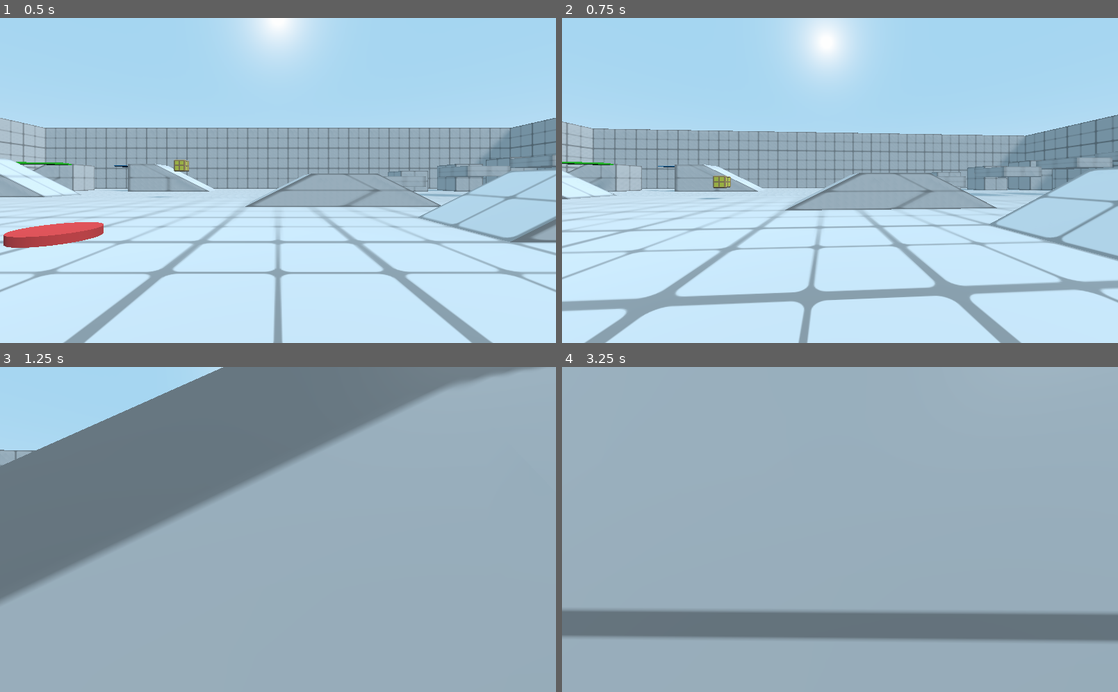
Above: before the commit, frames 1-4 (two rows, left to right).
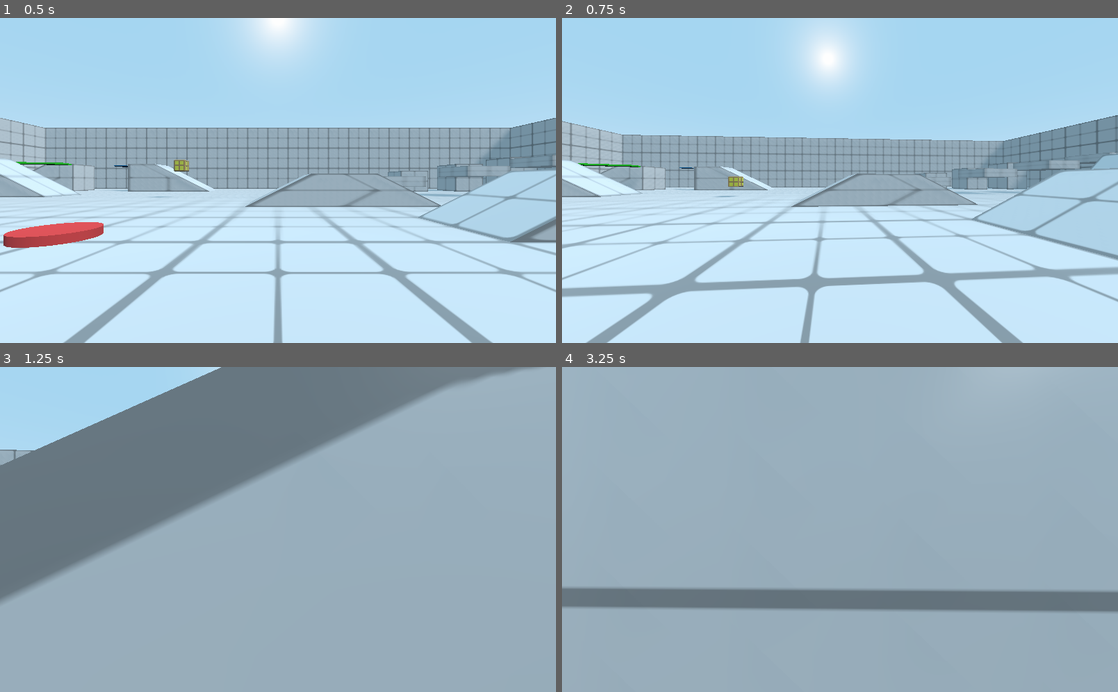
Above: after the commit, the same moments.

Repository: babypandabear3/bpb_fps_controller
Game: Godot game, scene res://demo/demo_scene.tscn
Same seed, same stepped clock (60 frames per second), same inputs: the game is played once before the commit and once after it.
Inputs (mouse positions are in pixels of both pictures, inside the frame that each line leads up to):
- Up to frame 1 (0.5 s): no input
- Up to frame 2 (0.75 s): move the mouse to (867, 180) at 0.52 s; hold W (movement_forward) from 0.53 s (still down); right-click (867, 180) at 0.6 s
- Up to frame 3 (1.25 s): keep holding W (movement_forward); tap Space (movement_jump) at 0.77 s
- Up to frame 4 (3.25 s): keep holding W (movement_forward); move the mouse to (812, 529) at 1.27 s; tap F (action_activate) at 1.35 s; tap Space (movement_jump) at 1.52, 3.02 s; right-click (812, 529) at 1.55 s; move the mouse to (851, 523) at 2.02 s; tap C (action_crouch_toggle) at 2.1 s; right-click (851, 523) at 2.3 s; move the mouse to (834, 536) at 2.77 s; click (834, 536) at 2.85 s; right-click (834, 536) at 3.05 s

Frame 1 is identical in both runs. In frame 2, 17% of the frame differs, in the area x 0-100%, y 0-100%; in frame 3, 0.1%; in frame 4, 15%.

Commit message:
more fix

Diff:
--- a/player_controller/Camera_addon.gd
+++ b/player_controller/Camera_addon.gd
@@ -45,6 +45,12 @@
 var crawl_crouch = 0
 var crawl_crouch_speed = 6
 
+#TWEEN FOV
+var tween_fov_speed = 0.0
+var tween_fov_target = 0.0
+var tween_fov_back_to_default = false
+var tween_wait_time = 0.0
+
 onready var camera_root = $bob_pivot/lean_pivot/rotation_helper_point/camera_root
 onready var bob_pivot = $bob_pivot
 onready var lean_pivot = $bob_pivot/lean_pivot
@@ -55,7 +61,9 @@
 onready var camera = $bob_pivot/lean_pivot/rotation_helper_point/camera_root/Camera
 onready var ray_lean = $bob_pivot/ray_lean
 
+
 onready var tween_fov = $Tween_fov
+
 
 # Called when the node enters the scene tree for the first time.
 func _ready():
@@ -175,9 +183,6 @@
 		camera_root.translation = crouch_point.translation.linear_interpolate(crawl_point.translation, crawl_crouch)
 		crawl_crouch = clamp(crawl_crouch - (delta * crawl_crouch_speed), 0, 1)
 
-func add_screen_shake(trauma_in):
-	trauma = clamp(trauma + trauma_in, 0, 1)
-
 func screen_shake(delta):
 	time += delta
 
@@ -191,10 +196,21 @@
 func get_camera_root():
 	return camera_root
 
+func add_screen_shake(trauma_in):
+	trauma = clamp(trauma + trauma_in, 0, 1)
+
 func tween_fov_to(p_fov, p_tween_speed):
-	tween_fov.interpolate_property(camera, "fov", fov_default, p_fov, p_tween_speed, Tween.TRANS_LINEAR, Tween.EASE_IN_OUT)
+	tween_fov.interpolate_property(camera, "fov", fov_default, p_fov, p_tween_speed, Tween.TRANS_LINEAR, Tween.EASE_OUT)
 	tween_fov.start()
 
 func tween_fov_to_default(p_fov, p_tween_speed):
-	tween_fov.interpolate_property(camera, "fov", p_fov, fov_default, p_tween_speed, Tween.TRANS_LINEAR, Tween.EASE_IN_OUT)
+	tween_fov.interpolate_property(camera, "fov", p_fov, fov_default, p_tween_speed, Tween.TRANS_LINEAR, Tween.EASE_IN)
 	tween_fov.start()
+
+func tween_fov_then_back_default(p_fov, p_tween_speed_in, p_tween_speed_out, wait_time):
+	tween_fov.interpolate_property(camera, "fov", fov_default, p_fov, p_tween_speed_in, Tween.TRANS_CUBIC, Tween.EASE_OUT)
+	tween_fov.interpolate_property(camera, "fov", p_fov, fov_default, p_tween_speed_out, Tween.TRANS_BACK  , Tween.EASE_OUT, wait_time)
+	tween_fov.start()
+
+func get_fov():
+	return camera.fov
--- a/player_controller/Camera_addon.tscn
+++ b/player_controller/Camera_addon.tscn
@@ -15,8 +15,10 @@
 transform = Transform( 1, 0, 0, 0, 1, 0, 0, 0, 1, 0, 0.2, 0 )
 
 [node name="crawl_point" type="Spatial" parent="bob_pivot/lean_pivot/rotation_helper_point"]
+transform = Transform( 1, 0, 0, 0, 1, 0, 0, 0, 1, 0, -0.2, 0 )
 
 [node name="camera_root" type="Spatial" parent="bob_pivot/lean_pivot/rotation_helper_point"]
+transform = Transform( 1, 0, 0, 0, 1, 0, 0, 0, 1, 0, 0.2, 0 )
 
 [node name="Camera" type="Camera" parent="bob_pivot/lean_pivot/rotation_helper_point/camera_root"]
 current = true
--- a/player_controller/GameLogic_addon.gd
+++ b/player_controller/GameLogic_addon.gd
@@ -1,11 +1,15 @@
 extends Spatial
+
+class_name BPB_GameLogic_addon
 
 export (NodePath) var path_body
 export (NodePath) var path_camera
 export (bool) var feat_grab = true
 export (float) var throw_force = 10
-var target_body
-var target_camera
+
+var target_body : BPB_Fps_Controller
+var target_camera : BPB_Camera_addon
+
 var target
 var activate_data = {}
 
@@ -16,6 +20,7 @@
 onready var blink_marker = $blink_marker
 
 var blink_marker_update = false
+var blink_fov = 30
 
 # Called when the node enters the scene tree for the first time.
 func _ready():
@@ -64,6 +69,8 @@
 	if blink_marker_update:
 		update_blink_marker()
 
+
+
 func update_blink_marker():
 	if ray_blink.is_colliding():
 		blink_marker.global_transform.origin = ray_blink.get_collision_point()
@@ -105,10 +112,10 @@
 func try_action_m1_just_pressed():
 	blink_marker.show()
 	blink_marker_update = true
-	if target_camera:
-		target_camera.tween_fov_to(80, 0.1)
+
 
 func try_action_m1_just_released():
+	blink_fov = target_camera.get_fov() + 30
 	blink_marker.hide()
 	blink_marker_update = false
 
@@ -118,4 +125,4 @@
 	var blink_target = ray_blink.global_transform.origin + (-ray_blink.global_transform.basis.z * blink_dist)
 	target_body.execute_pulled(blink_target, -ray_blink.global_transform.basis.z, 46, 1)
 	if target_camera:
-		target_camera.tween_fov_to_default(80, 0.5)
+		target_camera.tween_fov_then_back_default(blink_fov, 0.3, 0.5, 0.1)
--- a/project.godot
+++ b/project.godot
@@ -18,10 +18,16 @@
 "class": "BPB_Fps_Controller",
 "language": "GDScript",
 "path": "res://player_controller/Player.gd"
+}, {
+"base": "Spatial",
+"class": "BPB_GameLogic_addon",
+"language": "GDScript",
+"path": "res://player_controller/GameLogic_addon.gd"
 } ]
 _global_script_class_icons={
 "BPB_Camera_addon": "",
-"BPB_Fps_Controller": ""
+"BPB_Fps_Controller": "",
+"BPB_GameLogic_addon": ""
 }
 
 [application]
